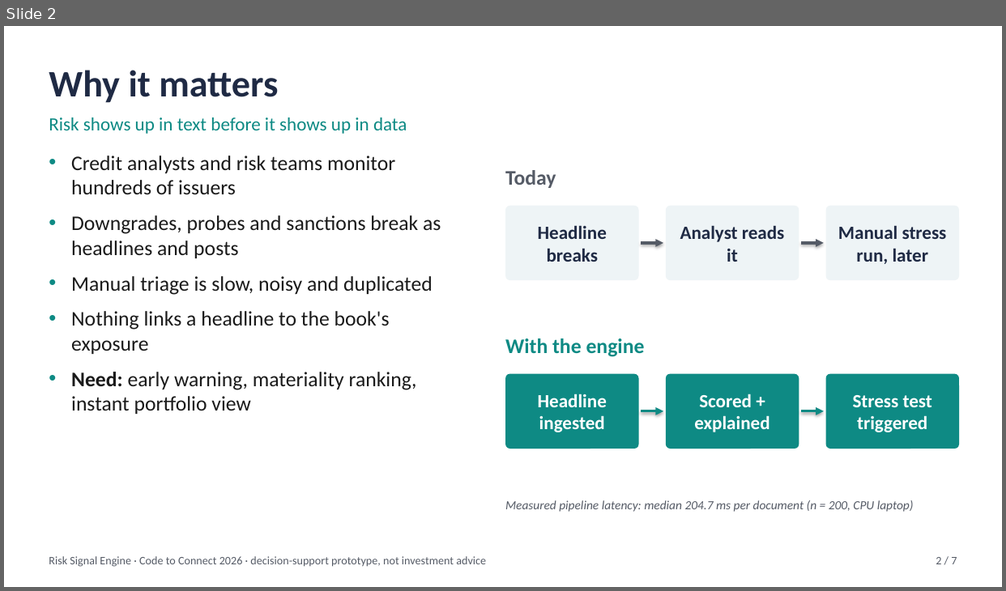
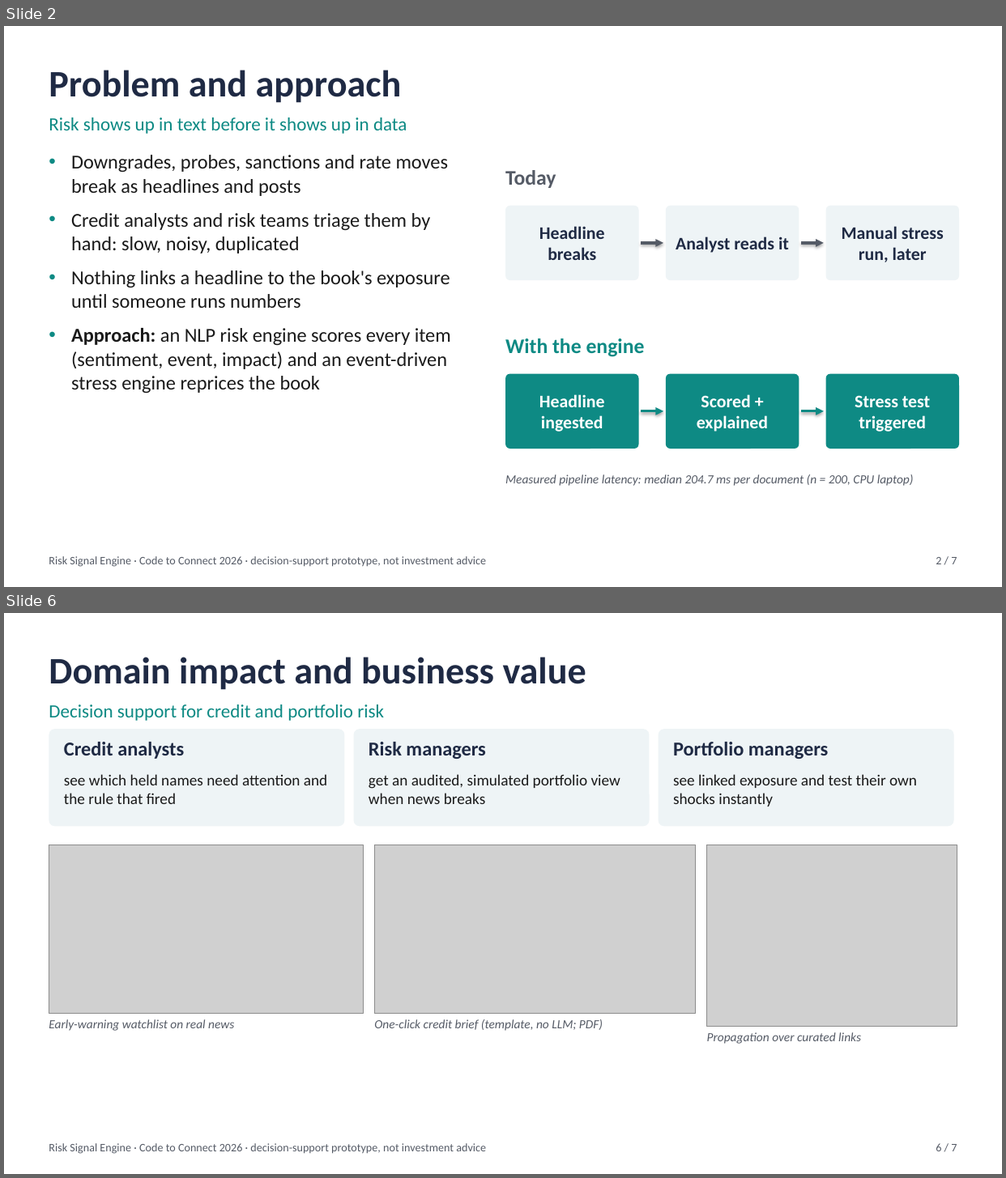
Before and after one commit to console-log-life/ABVIIITM-Gwalior-Apeksha-Jain-hackathon, a slide deck: docs/presentation/Risk_Signal_Engine.pptx. Shown one above the other, each under a label of ours: slide 2 before the commit, slides 2 and 6 after it; the slides between them are not shown. The pictures are 1006x591 and 1006x1178 pixels, drawn with LibreOffice and Linux fonts; fonts in the diff are those of the drawing; grey boxes stand for pictures. Boxes give left, top, right and bottom in pixels: in the first picture for what was removed or moved away, otherwise in the second. Text is boxed around its words. In the diff, an @@ line names an element or a change of style, - is before the commit and + after.

```diff
--- a/docs/presentation/Risk_Signal_Engine.pptx
+++ b/docs/presentation/Risk_Signal_Engine.pptx
@@ slide 6 added at bbox=[4, 613, 1002, 1174], background #FFFFFF @@
@@ text added at bbox=[49, 657, 586, 690], 36 pt, text #1F2A44, bold @@
+Domain impact and business value
@@ text added at bbox=[49, 705, 384, 721], 18 pt, text #0E8A84 @@
+Decision support for credit and portfolio risk
@@ rounded rectangle added at bbox=[49, 729, 345, 826], fill #EEF4F6 @@
@@ rounded rectangle added at bbox=[354, 729, 650, 826], fill #EEF4F6 @@
@@ rounded rectangle added at bbox=[658, 729, 954, 826], fill #EEF4F6 @@
@@ text added at bbox=[64, 742, 184, 759], 19 pt, text #1F2A44, bold @@
+Credit analysts
@@ text added at bbox=[368, 742, 485, 759], 19 pt, text #1F2A44, bold @@
+Risk managers
@@ text added at bbox=[673, 742, 828, 759], 19 pt, text #1F2A44, bold @@
+Portfolio managers
@@ text added at bbox=[64, 774, 327, 804], 15 pt, text #1A1A1A @@
+see which held names need attention and the rule that fired
@@ text added at bbox=[368, 774, 620, 804], 15 pt, text #1A1A1A @@
+get an audited, simulated portfolio view when news breaks
@@ text added at bbox=[673, 774, 917, 807], 15 pt, text #1A1A1A @@
+see linked exposure and test their own shocks instantly
@@ picture added at bbox=[49, 845, 364, 1013] @@
@@ picture added at bbox=[374, 845, 696, 1013] @@
@@ picture added at bbox=[707, 845, 957, 1027] @@
@@ text added at bbox=[49, 1020, 234, 1031], 12 pt, text #555B66, italic @@
+Early-warning watchlist on real news
@@ text added at bbox=[374, 1020, 603, 1031], 12 pt, text #555B66, italic @@
+One-click credit brief (template, no LLM; PDF)
@@ text added at bbox=[707, 1033, 861, 1044], 12 pt, text #555B66, italic @@
+Propagation over curated links
@@ text added at bbox=[49, 1144, 486, 1154], 11 pt, text #555B66 @@
+Risk Signal Engine · Code to Connect 2026 · decision-support prototype, not investment advice
@@ text added at bbox=[936, 1144, 957, 1152], 11 pt, text #555B66 @@
+6 / 7
@@ slide 2 changed as well @@
@@ text at bbox=[49, 70, 402, 103]: text changed @@
-Why it matters
+Problem and approach
@@ text at bbox=[71, 155, 451, 393]: text changed; size 20 to 19 pt @@
-• Credit analysts and risk teams monitor hundreds of issuers
-• Downgrades, probes and sanctions break as headlines and posts
-• Manual triage is slow, noisy and duplicated
-• Nothing links a headline to the book's exposure
-• Need: early warning, materiality ranking, instant portfolio view
+• Downgrades, probes, sanctions and rate moves break as headlines and posts
+• Credit analysts and risk teams triage them by hand: slow, noisy, duplicated
+• Nothing links a headline to the book's exposure until someone runs numbers
+• Approach: an NLP risk engine scores every item (sentiment, event, impact) and an event-driven stress engine reprices the book
@@ size 18 to 17 pt in 6 elements at bbox=[505, 206, 639, 280], bbox=[666, 206, 799, 280], bbox=[826, 206, 959, 280], bbox=[505, 374, 639, 449], bbox=[666, 374, 799, 449], bbox=[826, 374, 959, 449] @@
@@ text "Measured pipeline latency: median 204.7 ...": place and size @@
-text "Measured pipeline latency: median 204.7 ..." at bbox=[505, 501, 914, 512]
+text "Measured pipeline latency: median 204.7 ..." at bbox=[505, 475, 914, 486]
```
Also in this commit, not shown: 5 other slides changed, 1 slide removed, 13 other files.
